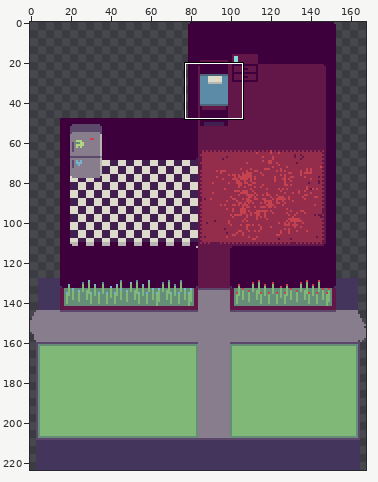
One commit to this sprite sheet: assets/house.png. Above: a wide view before the commit, with the close-up outlined.
Close-up. Before the edit:
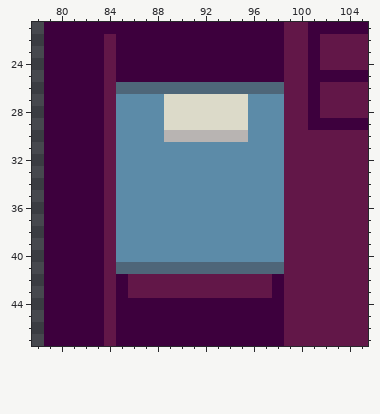
The file is 168x224 pixels. Shown: x 78..105, y 21..47.
After the commit:
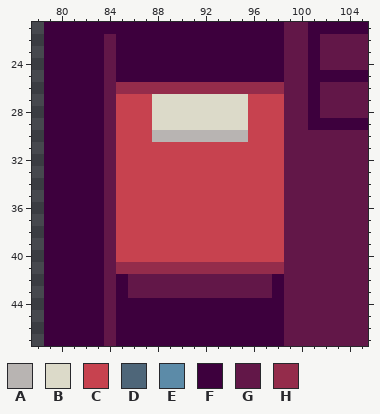
Palette (. is transparent): A #b8b4b2  B #dcdac9  C #c7424f  D #4e6679  E #5c8ba8  F #3d003d  G #621748  H #942c4b
Edits made:
{"y":26,"x":85,"old":"DDDDDDDDDDDDDD","new":"HHHHHHHHHHHHHH"}
{"y":27,"x":85,"old":"EEEE","new":"CCCB"}
{"y":27,"x":96,"old":"EEE","new":"CCC"}
{"y":28,"x":85,"old":"EEEE","new":"CCCB"}
{"y":28,"x":96,"old":"EEE","new":"CCC"}
{"y":29,"x":85,"old":"EEEE","new":"CCCB"}
{"y":29,"x":96,"old":"EEE","new":"CCC"}
{"y":30,"x":85,"old":"EEEE","new":"CCCA"}
{"y":30,"x":96,"old":"EEE","new":"CCC"}
{"y":31,"x":85,"old":"EEEEEEEEEEEEEE","new":"CCCCCCCCCCCCCC"}
{"y":32,"x":85,"old":"EEEEEEEEEEEEEE","new":"CCCCCCCCCCCCCC"}
{"y":33,"x":85,"old":"EEEEEEEEEEEEEE","new":"CCCCCCCCCCCCCC"}
{"y":34,"x":85,"old":"EEEEEEEEEEEEEE","new":"CCCCCCCCCCCCCC"}
{"y":35,"x":85,"old":"EEEEEEEEEEEEEE","new":"CCCCCCCCCCCCCC"}
{"y":36,"x":85,"old":"EEEEEEEEEEEEEE","new":"CCCCCCCCCCCCCC"}
{"y":37,"x":85,"old":"EEEEEEEEEEEEEE","new":"CCCCCCCCCCCCCC"}
{"y":38,"x":85,"old":"EEEEEEEEEEEEEE","new":"CCCCCCCCCCCCCC"}
{"y":39,"x":85,"old":"EEEEEEEEEEEEEE","new":"CCCCCCCCCCCCCC"}
{"y":40,"x":85,"old":"EEEEEEEEEEEEEE","new":"CCCCCCCCCCCCCC"}
{"y":41,"x":85,"old":"DDDDDDDDDDDDDD","new":"HHHHHHHHHHHHHH"}
{"label":"changed","picture_box":[116,82,284,274]}
